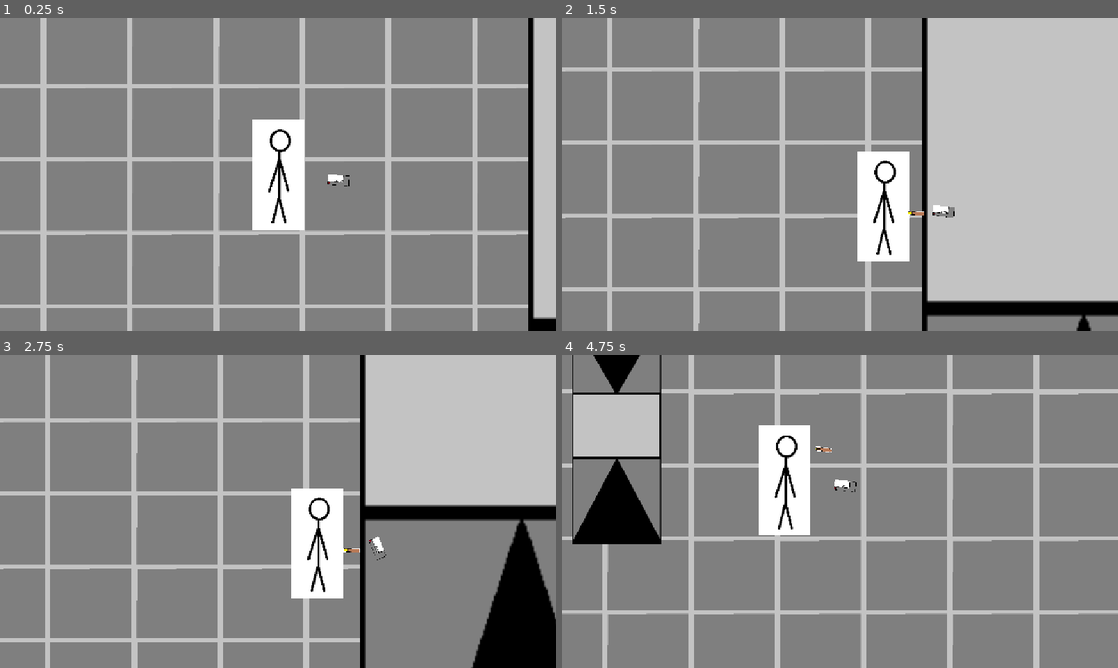
Above: before the commit, frames 1-4 (two rows, left to right).
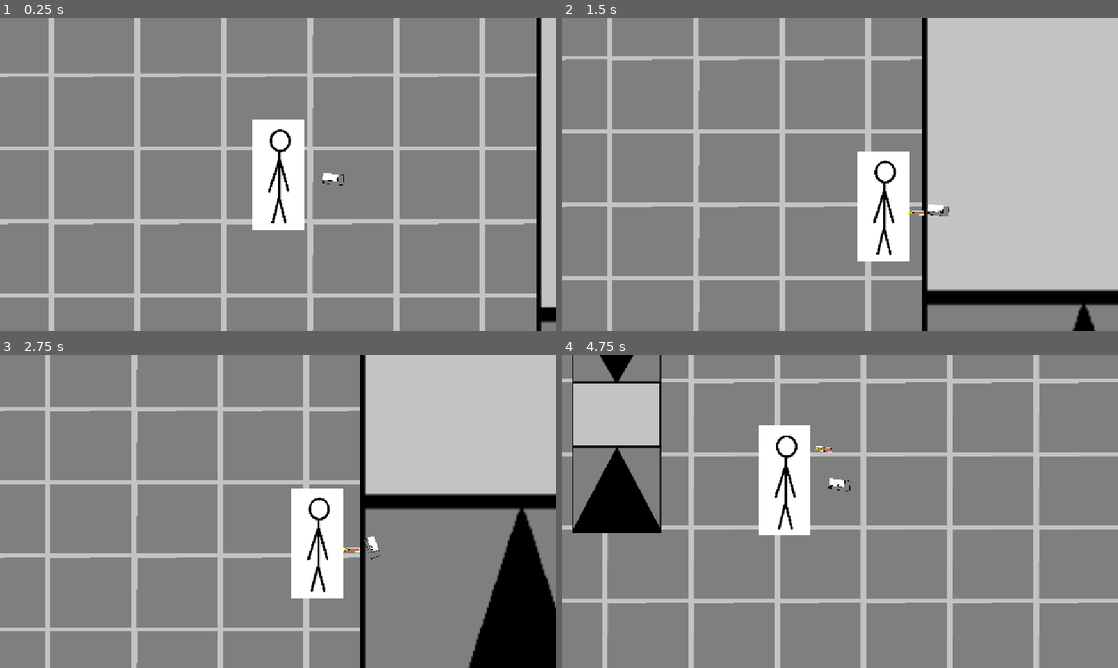
Above: after the commit, the same moments.

Repository: Operr-Omucc/bizo
Game: Godot game, scene res://mundo.tscn
Same seed, same stepped clock (60 frames per second), same inputs: the game is played once before the commit and once after it.
Inputs (mouse positions are in pixels of both pictures, inside the frame that each line leads up to):
- Up to frame 1 (0.25 s): no input
- Up to frame 2 (1.5 s): tap Enter at 0.5 s; move the mouse to (962, 158) at 0.52 s; hold D (Derecha) 0.53-1.28 s; tap Shift (Dash) at 0.6 s; tap Space at 1.25 s; move the mouse to (728, 190) at 1.27 s; hold S (Abajo) from 1.28 s (still down); click (728, 190) at 1.35 s
- Up to frame 3 (2.75 s): move the mouse to (333, 442) at 2.02 s; release S (Abajo) at 2.03 s; hold D (Derecha) from 2.03 s (still down); tap Shift (Dash) at 2.1 s
- Up to frame 4 (4.75 s): tap Enter at 2.75 s; move the mouse to (812, 574) at 2.77 s; release D (Derecha) at 2.78 s; hold W (Arriba) 2.78-3.53 s; click (812, 574) at 2.85 s; move the mouse to (1006, 558) at 3.52 s; hold A (Izquierda) from 3.53 s (still down); tap Shift (Dash) at 3.6 s; move the mouse to (673, 464) at 4.27 s; click (673, 464) at 4.35 s

The runs differ from the first frame. In frame 1, 22% of the frame differs, in the area x 0-100%, y 0-100%; in frame 2, 9.2%; in frame 3, 9.8%; in frame 4, 11%.

Commit message:
Colisiones cambiadas, bug nuevo ;-;

Diff:
--- a/Escenas/enemigo.tscn
+++ b/Escenas/enemigo.tscn
@@ -11,6 +11,8 @@
 
 [node name="Enemigo" type="CharacterBody2D"]
 scale = Vector2(0.233266, 0.282042)
+collision_layer = 3
+collision_mask = 3
 script = ExtResource("1_24lda")
 
 [node name="Enemigo" type="Sprite2D" parent="."]
--- a/Escenas/pared.tscn
+++ b/Escenas/pared.tscn
@@ -6,6 +6,8 @@
 size = Vector2(19.8997, 19.9017)
 
 [node name="Pared" type="StaticBody2D"]
+collision_layer = 3
+collision_mask = 3
 
 [node name="Pared" type="Sprite2D" parent="."]
 position = Vector2(0, 0.75)
--- a/mundo.tscn
+++ b/mundo.tscn
@@ -28,10 +28,10 @@
 position = Vector2(-301, -114)
 
 [node name="Personaje" parent="Reparo-ejeY" instance=ExtResource("2_otwa2")]
-position = Vector2(518, -9)
+position = Vector2(502, 14)
 
 [node name="Arma" parent="Reparo-ejeY/Personaje" instance=ExtResource("4_aou4a")]
-position = Vector2(125, 11)
+position = Vector2(114, 9)
 scale = Vector2(0.244753, 0.150435)
 
 [node name="Enemigo" parent="Reparo-ejeY" instance=ExtResource("4_otwa2")]
